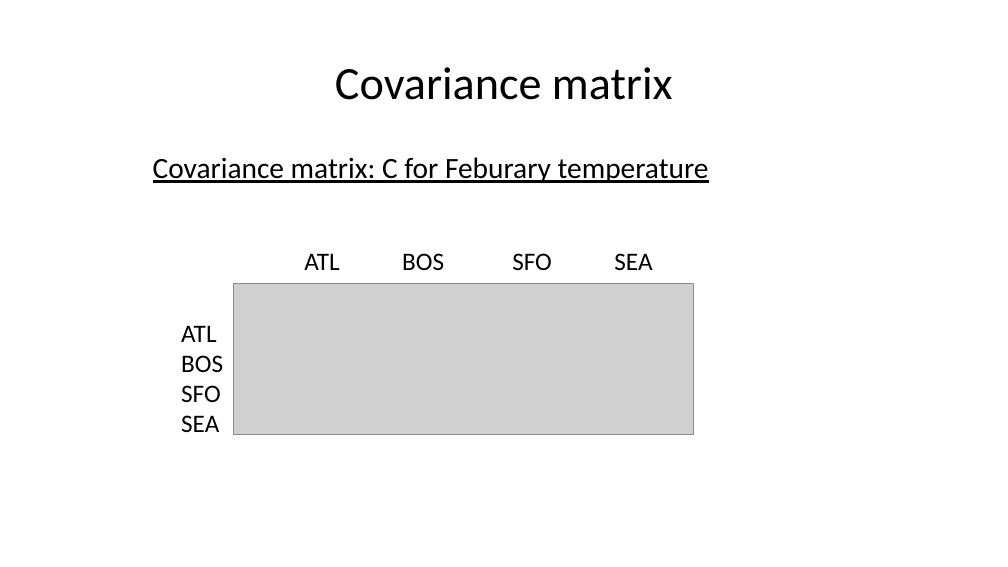
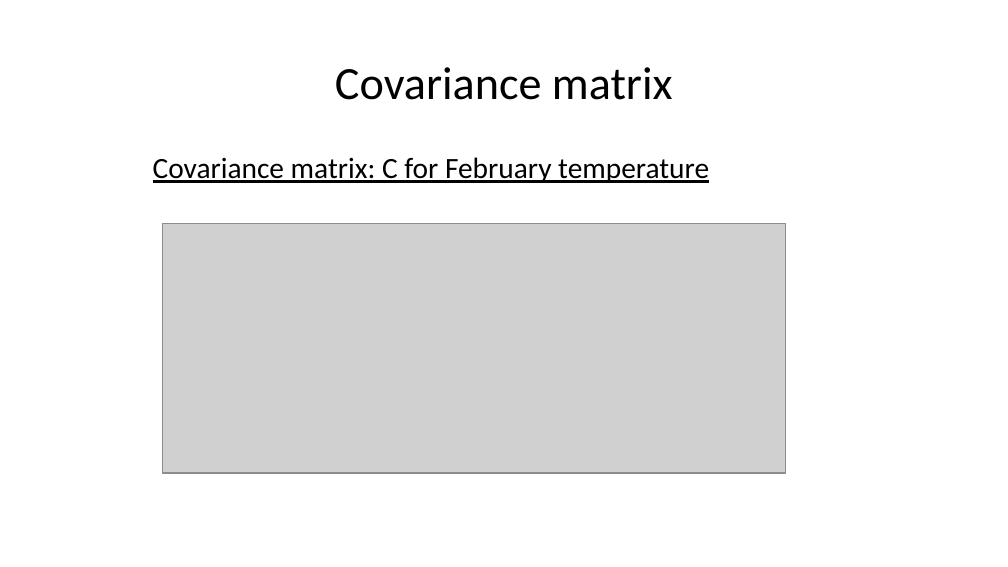
Before and after one commit to pengfeiliu371/EAS2655_S2023, a slide deck: slide 51 of slides/Week4.pptx. Drawn at 1008x567 pixels with LibreOffice and Linux fonts; fonts in the diff are those of the drawing; grey boxes stand for pictures. Boxes give left, top, right and bottom in pixels: in the first picture for what was removed or moved away, otherwise in the second. Text is boxed around its words. In the diff, an @@ line names an element or a change of style, - is before the commit and + after.

```diff
--- a/slides/Week4.pptx
+++ b/slides/Week4.pptx
@@ text at box(153, 157, 709, 183): text changed @@
-Covariance matrix: C for Feburary temperature
+Covariance matrix: C for February temperature
@@ picture added at box(162, 224, 785, 473) @@
@@ text removed at box(304, 253, 652, 270) @@
-ATL BOS SFO SEA
@@ picture removed at box(234, 283, 695, 434) @@
@@ text removed at box(181, 325, 223, 432) @@
-ATL
-BOS
-SFO
-SEA
```
Also in this commit, not shown: 7 other slides changed, 13 other files.
